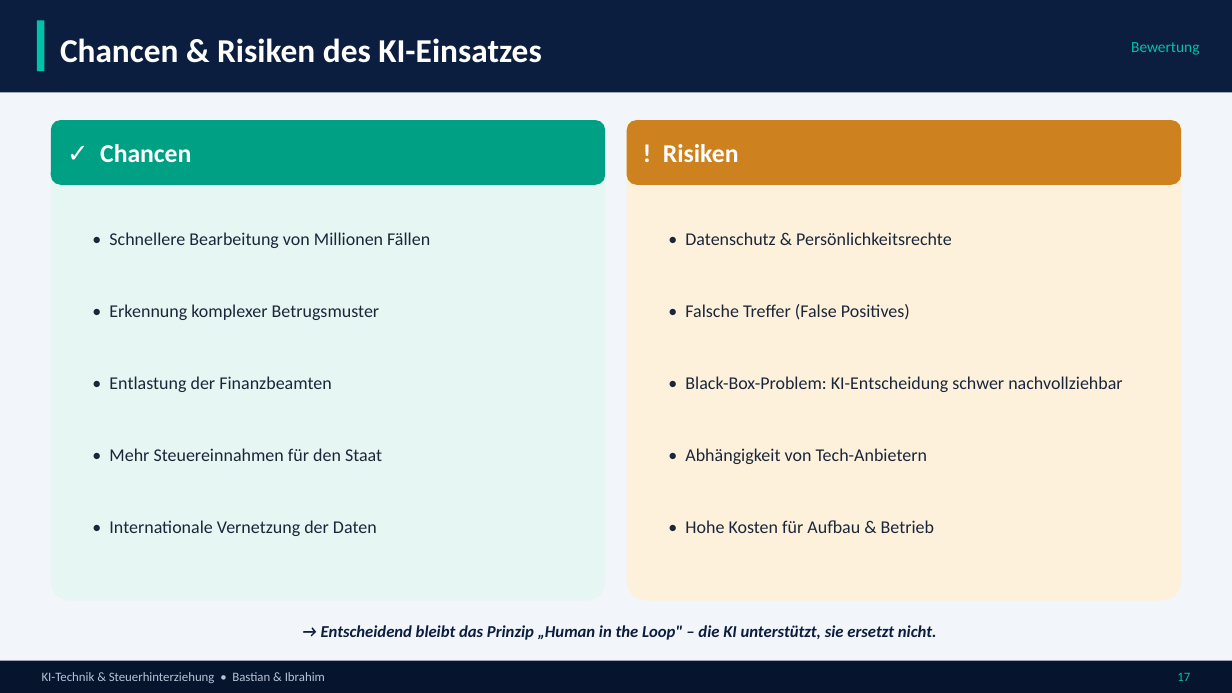
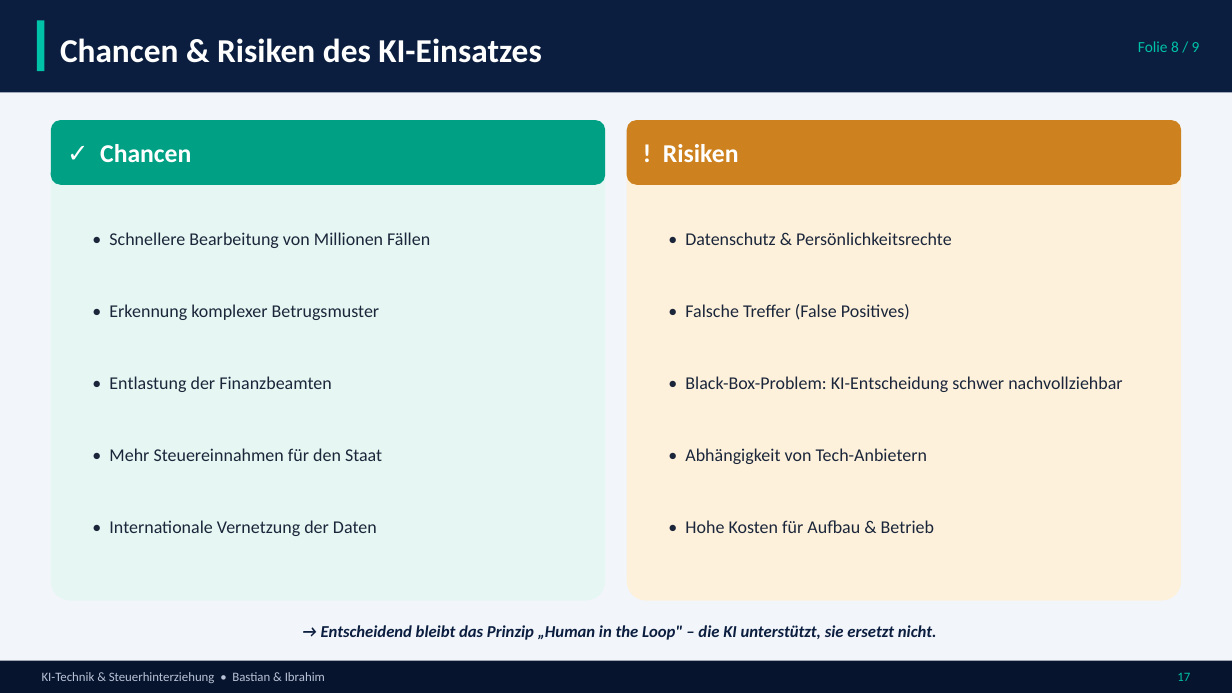
Before and after one commit to brahimkhaleel818-prog/claude-projekt, a slide deck: slide 17 of output/KI_Steuerhinterziehung_NEU.pptx. Drawn at 1232x693 pixels with LibreOffice and Linux fonts; fonts in the diff are those of the drawing. Boxes give left, top, right and bottom in pixels: in the first picture for what was removed or moved away, otherwise in the second. Text is boxed around its words. In the diff, an @@ line names an element or a change of style, - is before the commit and + after.

```diff
--- a/output/KI_Steuerhinterziehung_NEU.pptx
+++ b/output/KI_Steuerhinterziehung_NEU.pptx
@@ text at [1138, 41, 1200, 52]: text changed @@
-Bewertung
+Folie 8 / 9
```
Also in this commit, not shown: 16 other slides changed.
